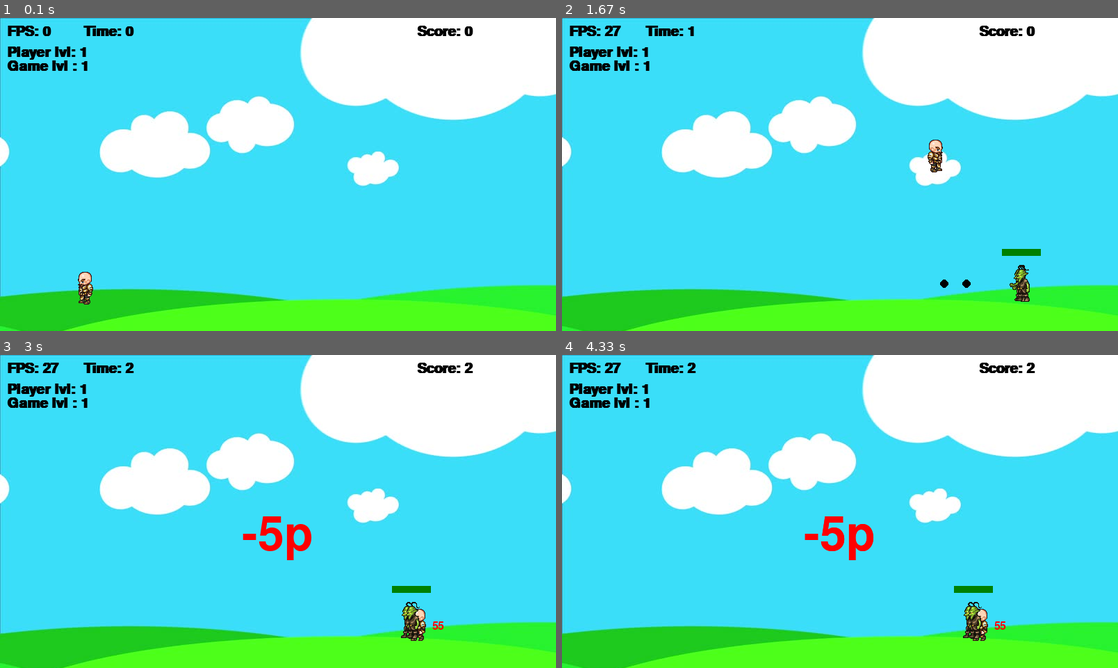
Above: before the commit, frames 1-4 (two rows, left to right).
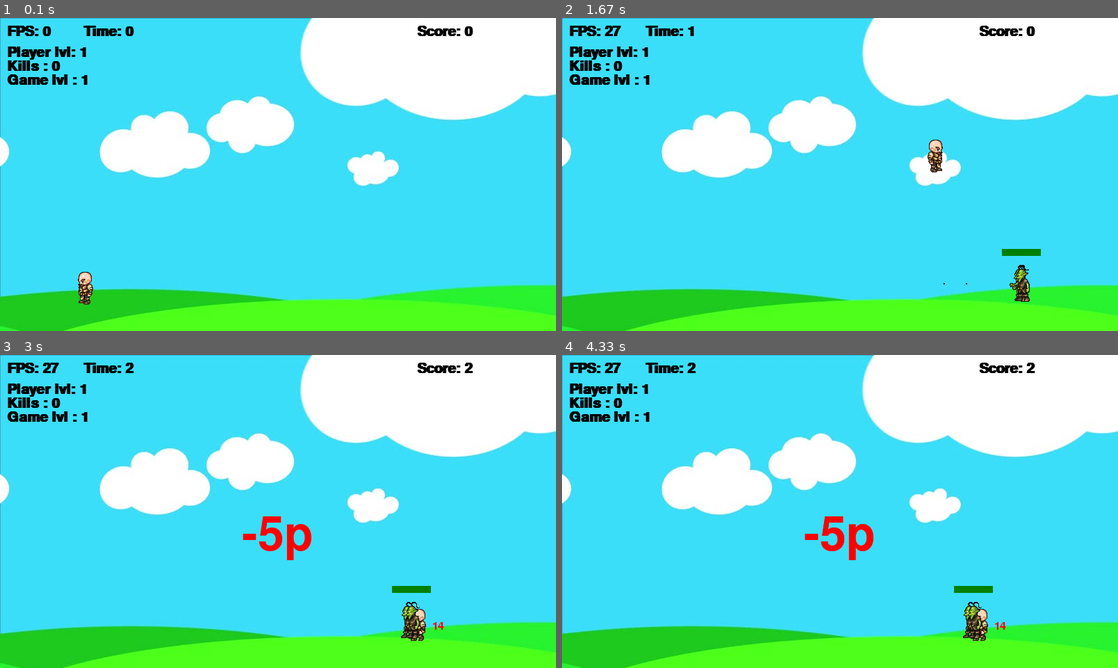
Above: after the commit, the same moments.

Repository: Tchomas/pygame_testing
Game: pygame game, started from game.py
Same seed, same stepped clock (60 frames per second), same inputs: the game is played once before the commit and once after it.
Inputs:
- Up to frame 1 (0.1 s): no input
- Up to frame 2 (1.67 s): hold Space 0.33-0.8 s; hold Right 0.33-0.8 s; hold Right 0.83-1.3 s; hold Up 1.33-1.63 s
- Up to frame 3 (3 s): hold Right 1.67-2.13 s; hold Left 2.17-2.7 s
- Up to frame 4 (4.33 s): no input

The runs differ from the first frame. In frame 1, 0.5% of the frame differs, in the area x 1-16%, y 13-22%; in frame 2, 0.6%, in the area x 1-74%, y 13-87%; in frame 3, 0.6%; in frame 4, 0.6%.

Commit message:
Player level system
+ player level is increased if player's projectile killed a goblin.
+ Killcount is rendered to game window.
+ Bullets damage and render size increases with player level.

Diff:
--- a/game.py
+++ b/game.py
@@ -26,6 +26,7 @@
 
 score = 0
 GameLevel = 1
+
 
 class enemy(object):
     walkRight = [pygame.image.load('pics/R1E.png'), pygame.image.load('pics/R2E.png'), pygame.image.load('pics/R3E.png'),
@@ -109,6 +110,7 @@
         self.standing = True
         self.hitbox = (self.x + 20, self.y, 29, 60)
         self.lvl = 1
+        self.kills = 0
 
     def draw(self, win):
         if self.walkCount + 1 >= 27:
@@ -163,7 +165,7 @@
 
 
 class projectile(object):
-    def __init__(self,x,y,radius,color,facing,dmg):
+    def __init__(self,x,y,radius,color,facing,dmg,player):
         self.x = x
         self.y = y
         self.radius = radius
@@ -171,6 +173,7 @@
         self.facing = facing
         self.vel = 12 * facing
         self.dmg = dmg
+        self.owner = player
 
     def draw(self, win):
         pygame.draw.circle(win, self.color, (self.x, self.y), self.radius)
@@ -193,19 +196,14 @@
         if hitMark.time < pygame.time.get_ticks() - 800:
             hitMarks.pop(hitMarks.index(hitMark))
 
-    fps = font1.render('FPS: ' + str(round(clock.get_fps())), 1, (0, 0, 0))
-    window.blit(fps, (10, 10))
-
-    game_time = font1.render('Time: ' + str(pygame.time.get_ticks()//1000), 1, (0, 0, 0))
-    window.blit(game_time, (120, 10))
-
-    playerlvl = font1.render('Player lvl: ' + str(player1.lvl), 1, (0, 0, 0))
-    window.blit(playerlvl, (10, 40))
-
-    gamelvl = font1.render('Game lvl : ' + str(GameLevel), 1, (0, 0, 0))
-    window.blit(gamelvl, (10, 60))
+    window.blit(font1.render('FPS: ' + str(round(clock.get_fps())), 1, (0, 0, 0)), (10, 10))
+    window.blit(font1.render('Time: ' + str(pygame.time.get_ticks()//1000), 1, (0, 0, 0)), (120, 10))
+    window.blit(font1.render('Player lvl: ' + str(round(player1.lvl)), 1, (0, 0, 0)), (10, 40))
+    window.blit(font1.render('Kills : ' + str(player1.kills), 1, (0, 0, 0)), (10, 60))
+    window.blit(font1.render('Game lvl : ' + str(GameLevel), 1, (0, 0, 0)), (10, 80))
 
     pygame.display.update()
+
 
 # main
 player1 = player(90, 350, 64, 64)
@@ -257,7 +255,7 @@
             bullets.pop(bullets.index(bullet))
 
         for ene in enemies:
-            if bullet in bullets:  # bullet still exists
+            if bullet in bullets:  # bullet still exists in list
                 if bullet.y - bullet.radius < ene.hitbox[1] + ene.hitbox[3] and bullet.y + bullet.radius > ene.hitbox[1]:
                     if bullet.x + bullet.radius > ene.hitbox[0] and bullet.x - bullet.radius < ene.hitbox[0] + ene.hitbox[2]:
                         ene.hit(bullet.dmg)
@@ -267,6 +265,8 @@
                         bullets.pop(bullets.index(bullet))
                         if not ene.visible:
                             enemies.pop(enemies.index(ene))
+                            bullet.owner.kills += 1
+                            bullet.owner.lvl += 0.2
 
     keys = pygame.key.get_pressed()
     if keys[pygame.K_SPACE] and shootLoop == 0:
@@ -275,7 +275,8 @@
         else:
             facing = 1
         if len(bullets) < 5:
-            bullets.append(projectile(round(player1.x + player1.width//2), round(player1.y + player1.height//2), 6, (0,0,0), facing, random.randint(1,5)))
+            bullets.append(projectile(round(player1.x + player1.width//2), round(player1.y + player1.height//2), round(player1.lvl),
+                                      (0,0,0), facing, random.randint(0 + round(player1.lvl), 3 + round(player1.lvl)), player1))
             bulletSound.play()
 
         shootLoop = 1
